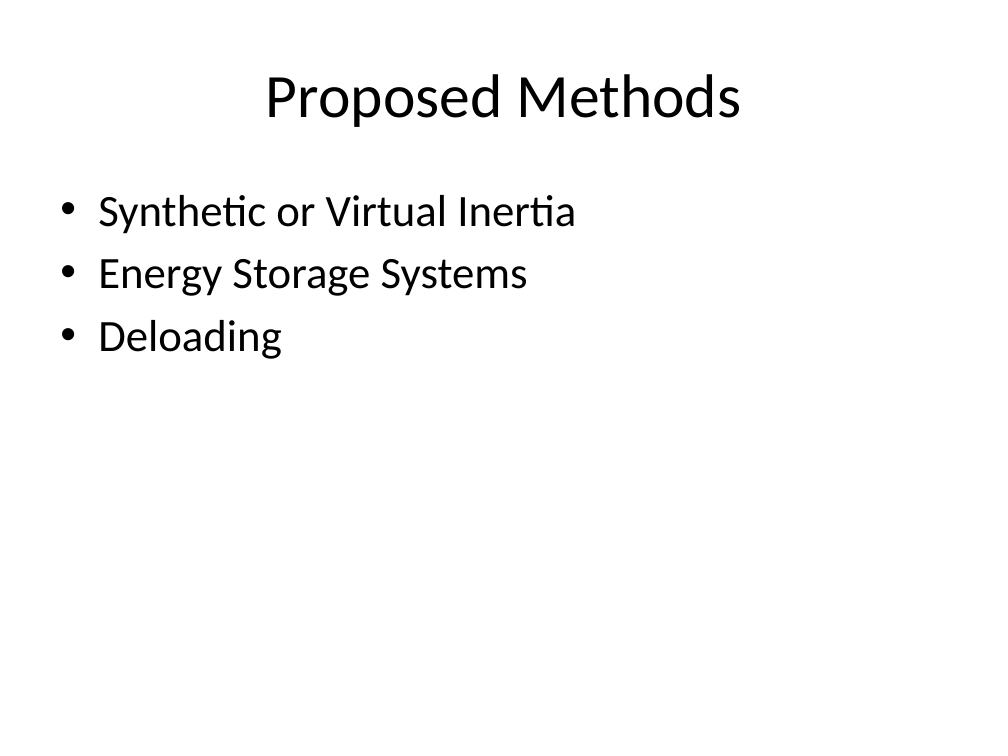
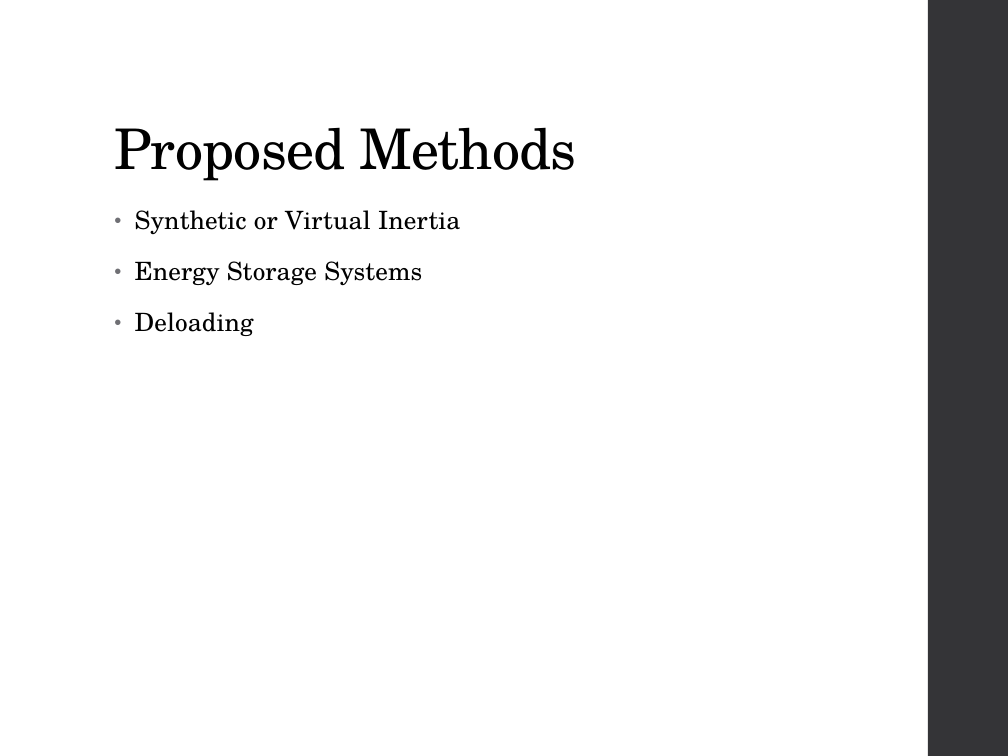
Before and after one commit to mswan96/SUPERB, a slide deck: slide 12 of Literature Review.pptx (slide 8 before the commit). Drawn at 1008x756 pixels with LibreOffice and Linux fonts; fonts in the diff are those of the drawing. Boxes give left, top, right and bottom in pixels: in the first picture for what was removed or moved away, otherwise in the second. Text is boxed around its words. In the diff, an @@ line names an element or a change of style, - is before the commit and + after.

```diff
--- a/Literature Review.pptx
+++ b/Literature Review.pptx
@@ rectangle added at (928,0,1008,756), fill #353537 @@
@@ title "Proposed Methods": place and size @@
-title "Proposed Methods" at (266,74,741,127)
+title "Proposed Methods" at (114,127,577,181)
@@ title "Proposed Methods" at (114,127,577,181): size 44 to 40 pt, font Calibri to TeX Gyre Schola, letter spacing 0 to -0.5 pt; alignment centre to left; line spacing 1 to 0.9; vertical alignment middle to bottom @@
@@ text "Synthetic or Virtual Inertia": place and size @@
-text "Synthetic or Virtual Inertia" at (98,195,576,359)
+text "Synthetic or Virtual Inertia" at (135,210,461,336)
@@ text "Synthetic or Virtual Inertia" at (135,210,461,336): size 32 to 18 pt, font Calibri to TeX Gyre Schola, letter spacing 0 to 0.1 pt; indent changed; line spacing 1 to 0.95; more space between paragraphs @@
```
Also in this commit, not shown: 11 other slides changed, 4 slides added, 5 other files.
